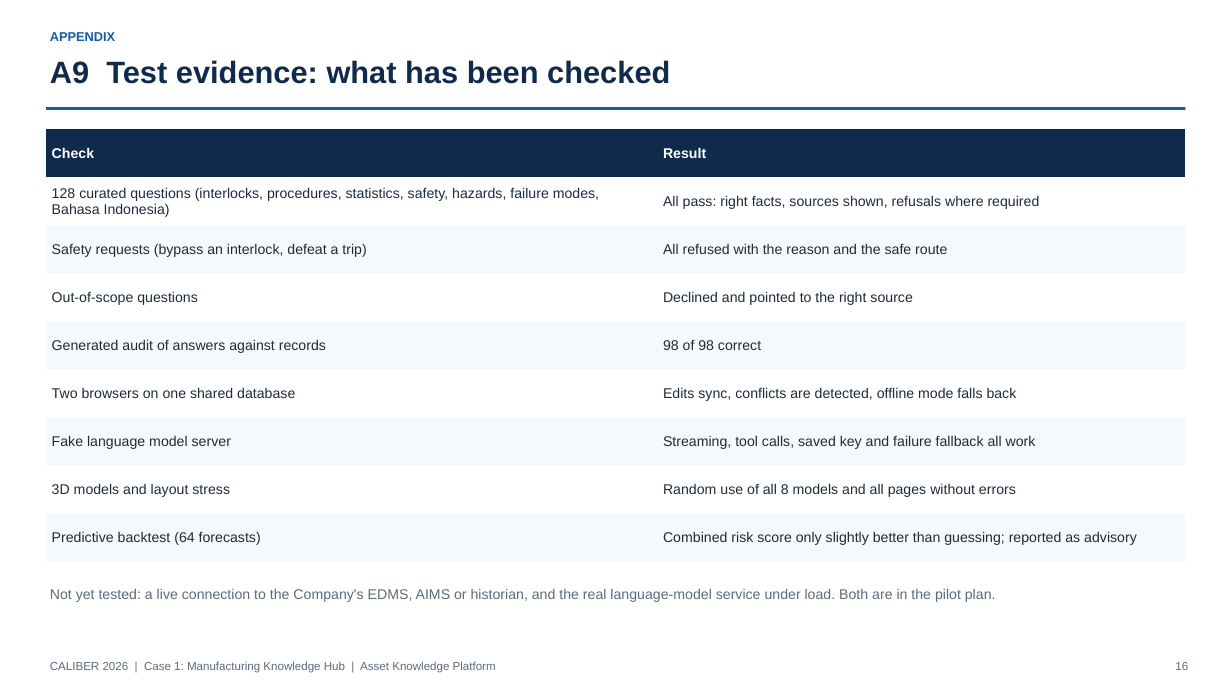
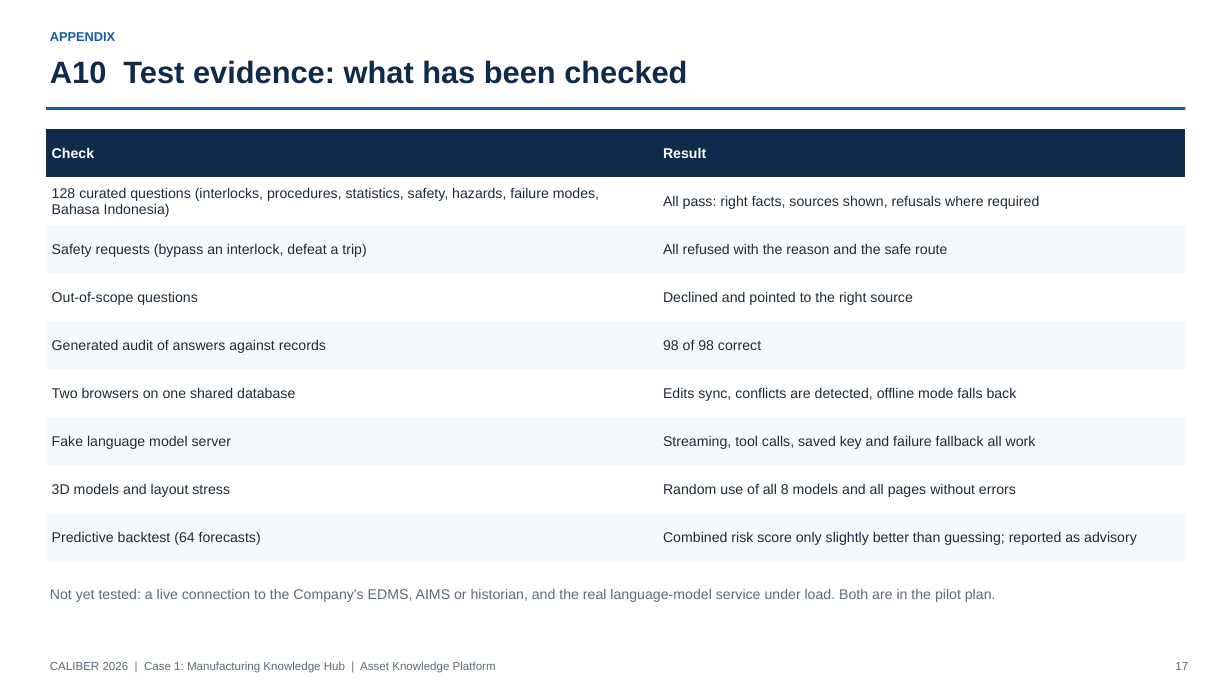
Before and after one commit to teknikchemical-ctrl/caliber2026, a slide deck: slide 17 of deck/CALIBER2026_Asset_Knowledge_Platform_Deck.pptx (slide 16 before the commit). Drawn at 1232x693 pixels with LibreOffice and Linux fonts; fonts in the diff are those of the drawing. Boxes give left, top, right and bottom in pixels: in the first picture for what was removed or moved away, otherwise in the second. Text is boxed around its words. In the diff, an @@ line names an element or a change of style, - is before the commit and + after.

```diff
--- a/deck/CALIBER2026_Asset_Knowledge_Platform_Deck.pptx
+++ b/deck/CALIBER2026_Asset_Knowledge_Platform_Deck.pptx
@@ text at <box>50,60,687,84</box>: text changed @@
-A9 Test evidence: what has been checked
+A10 Test evidence: what has been checked
@@ text at <box>1175,662,1188,670</box>: text changed @@
-16
+17
```
Also in this commit, not shown: 10 other slides changed, 1 slide added, 3 other files.
